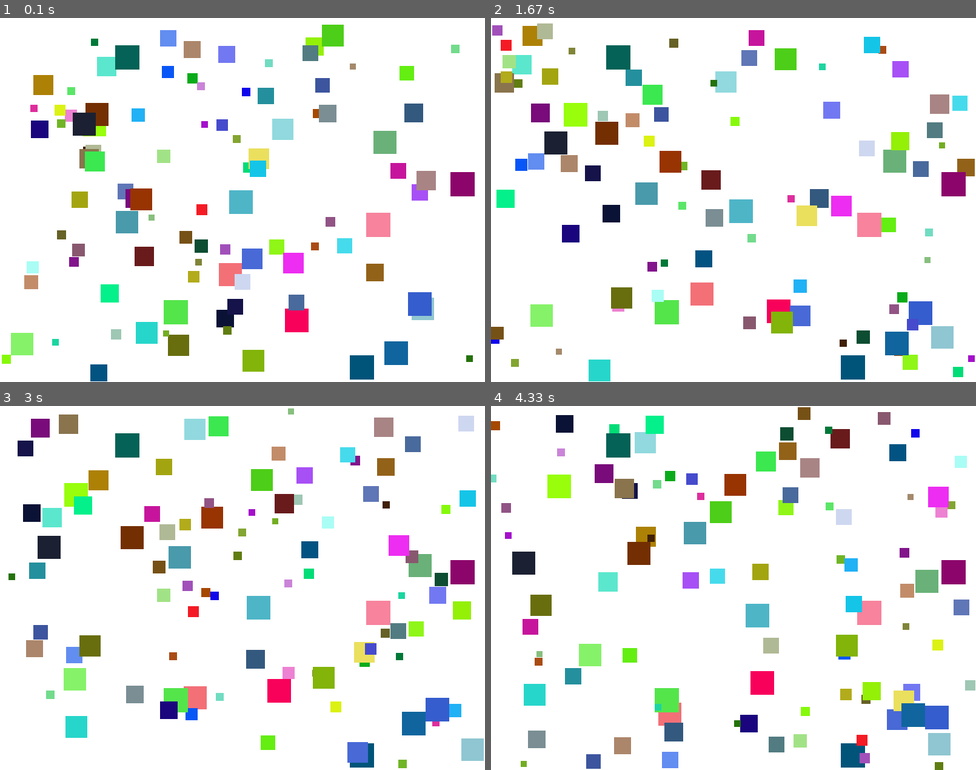
Above: before the commit, frames 1-4 (two rows, left to right).
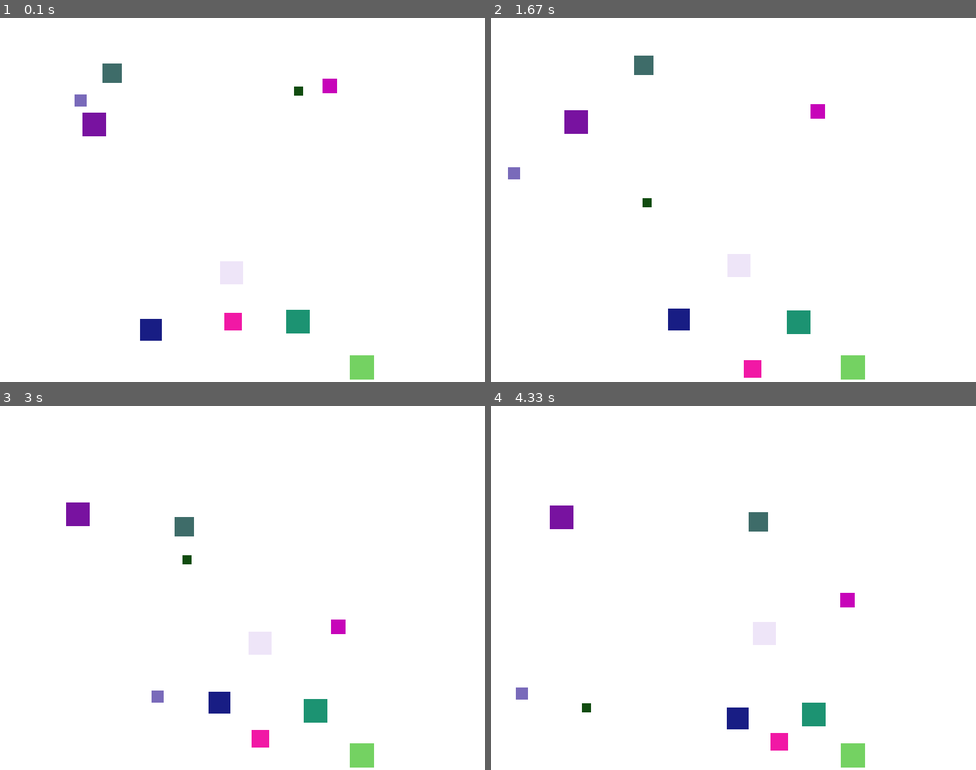
Above: after the commit, the same moments.

Repository: Divine-collab/lab8-pygame
Game: pygame game, started from main.py
The game is run twice, just before and just after one commit, with the same random seed, the same clock (stepped at 60 frames per second) and the same inputs.
Inputs:
- Up to frame 1 (0.1 s): no input
- Up to frame 2 (1.67 s): no input
- Up to frame 3 (3 s): no input
- Up to frame 4 (4.33 s): no input

The runs differ from the first frame. In frame 1, 14% of the frame differs, in the area x 0-98%, y 1-100%; in frame 2, 16%; in frame 3, 16%, in the area x 1-100%, y 0-100%; in frame 4, 16%.

Commit message:
Updated Lab 8 with final improvements and feedback readiness

Diff:
--- a/main.py
+++ b/main.py
@@ -1,13 +1,18 @@
 import pygame
 import random
+import math
+
 MIN_SIZE = 10
 MAX_SIZE = 40
 MAX_SPEED = 5
+JITTER_CHANCE = 0.05
+JITTER_ANGLE = 30
+FPS = 60
 
+DETECTION_RANGE = 100
+SIZE_THRESHOLD = 5
+FLEE_FORCE = 2.0
 
-# ============================================================================
-# STEP 1: Define the Square Class
-# ============================================================================
 
 class Square:
     """Represents a moving square on the canvas"""
@@ -19,31 +24,93 @@
         self.color = color
         self.velocity_x = velocity_x
         self.velocity_y = velocity_y
+        self.jitter_counter = 0
 
-    def update(self):
+    def detect_larger_squares(self, all_squares):
+        """Detect all larger squares within detection range"""
+        threats = []
+        for other in all_squares:
+            if other is self:
+                continue
+            if other.size <= self.size + SIZE_THRESHOLD:
+                continue
+            distance = math.sqrt((other.x - self.x)**2 + (other.y - self.y)**2)
+            if distance < DETECTION_RANGE:
+                threats.append(other)
+        return threats
+
+    def calculate_flee_vector(self, threats):
+        """Calculate flee vector away from all threats"""
+        flee_x = 0.0
+        flee_y = 0.0
+
+        for threat in threats:
+            dx = self.x - threat.x
+            dy = self.y - threat.y
+            distance = math.sqrt(dx**2 + dy**2)
+
+            if distance == 0:
+                distance = 1
+
+            norm_x = dx / distance
+            norm_y = dy / distance
+
+            force = (DETECTION_RANGE - distance) / DETECTION_RANGE
+            force = max(0, force)
+
+            flee_x += norm_x * force * FLEE_FORCE
+            flee_y += norm_y * force * FLEE_FORCE
+
+        return (flee_x, flee_y)
+
+    def update(self, all_squares):
+        threats = self.detect_larger_squares(all_squares)
+
+        flee = self.calculate_flee_vector(threats)
+
+        self.velocity_x += flee[0]
+        self.velocity_y += flee[1]
+
+        speed = math.sqrt(self.velocity_x**2 + self.velocity_y**2)
+        if speed > MAX_SPEED:
+            scale = MAX_SPEED / speed
+            self.velocity_x *= scale
+            self.velocity_y *= scale
+
         self.x += self.velocity_x
         self.y += self.velocity_y
 
+        self.apply_jitter()
+
+    def apply_jitter(self):
+        """Apply random rotation to velocity vector for jitter effect"""
+        if random.random() < JITTER_CHANCE:
+            speed = math.sqrt(self.velocity_x**2 + self.velocity_y**2)
+
+            if speed == 0:
+                return
+
+            current_angle = math.atan2(self.velocity_y, self.velocity_x)
+
+            jitter_rotation = random.uniform(-JITTER_ANGLE, JITTER_ANGLE)
+            jitter_radians = math.radians(jitter_rotation)
+            new_angle = current_angle + jitter_radians
+
+            self.velocity_x = speed * math.cos(new_angle)
+            self.velocity_y = speed * math.sin(new_angle)
+
     def draw(self, surface):
         pygame.draw.rect(
-            surface,
-            self.color,
-            pygame.Rect(self.x, self.y, self.size, self.size)
+            surface, self.color, pygame.Rect(self.x, self.y, self.size, self.size)
         )
 
     def check_boundaries(self, width, height):
-        # Bounce on left/right walls
         if self.x < 0 or self.x + self.size > width:
             self.velocity_x *= -1
 
-        # Bounce on top/bottom walls
         if self.y < 0 or self.y + self.size > height:
             self.velocity_y *= -1
 
-
-# ============================================================================
-# STEP 2: Initialize Pygame and Create Window
-# ============================================================================
 
 pygame.init()
 
@@ -56,33 +123,22 @@
 clock = pygame.time.Clock()
 
 
-# ============================================================================
-# STEP 3: Create 10 Random Squares
-# ============================================================================
-
 squares = []
 
-for _ in range(100):
+for _ in range(10):
     size = random.randint(MIN_SIZE, MAX_SIZE)
 
     x = random.randint(0, SCREEN_WIDTH - size)
     y = random.randint(0, SCREEN_HEIGHT - size)
 
-    color = (
-        random.randint(0, 255),
-        random.randint(0, 255),
-        random.randint(0, 255)
-    )
+    color = (random.randint(0, 255), random.randint(0, 255), random.randint(0, 255))
 
-    # Calculate speed based on size (larger = faster)
-    # Scale speed from 1 to MAX_SPEED based on size
     speed = (MAX_SIZE - size) / (MAX_SIZE - MIN_SIZE) * MAX_SPEED
 
-    # Random direction for each velocity
-    velocity_x = random.choice([-1, 1]) * speed
-    velocity_y = random.choice([-1, 1]) * speed
+    angle = random.uniform(0, 2 * math.pi)
+    velocity_x = speed * math.cos(angle)
+    velocity_y = speed * math.sin(angle)
 
-    # Ensure we don't exceed MAX_SPEED
     if abs(velocity_x) > MAX_SPEED:
         velocity_x = MAX_SPEED if velocity_x > 0 else -MAX_SPEED
     if abs(velocity_y) > MAX_SPEED:
@@ -92,42 +148,24 @@
     squares.append(square)
 
 
-# ============================================================================
-# STEP 4: Implement the Game Loop
-# ============================================================================
-
 running = True
 
 while running:
-    # Handle events
     for event in pygame.event.get():
         if event.type == pygame.QUIT:
             running = False
 
-    # Update squares
     for square in squares:
-        square.update()
+        square.update(all_squares=squares)
         square.check_boundaries(SCREEN_WIDTH, SCREEN_HEIGHT)
 
-    # Clear screen (white)
     screen.fill((255, 255, 255))
 
-    # Draw squares
     for square in squares:
         square.draw(screen)
 
-    # Update display
     pygame.display.flip()
 
-    # Control FPS
-    clock.tick(60)
-
-
-# ============================================================================
-# STEP 5: Cleanup
-# ============================================================================
+    clock.tick(FPS)
 
 pygame.quit()
-# ============================================================================
-
-pygame.quit()
Not shown, added: .gitattributes
Not shown, added: .github/agents/journal-logger.agent.md
Not shown, added: .github/copilot-instructions.md
Not shown, added: .github/hooks/log-prompt-history.json
Not shown, added: .github/hooks/scripts/log-prompt-history.cmd
Not shown, added: .github/hooks/scripts/log-prompt-history.ps1
Not shown, added: .github/hooks/scripts/log-prompt-history.sh
Not shown, added: .gitignore
Not shown, changed: JOURNAL.md
Not shown, changed: NOTES.md
